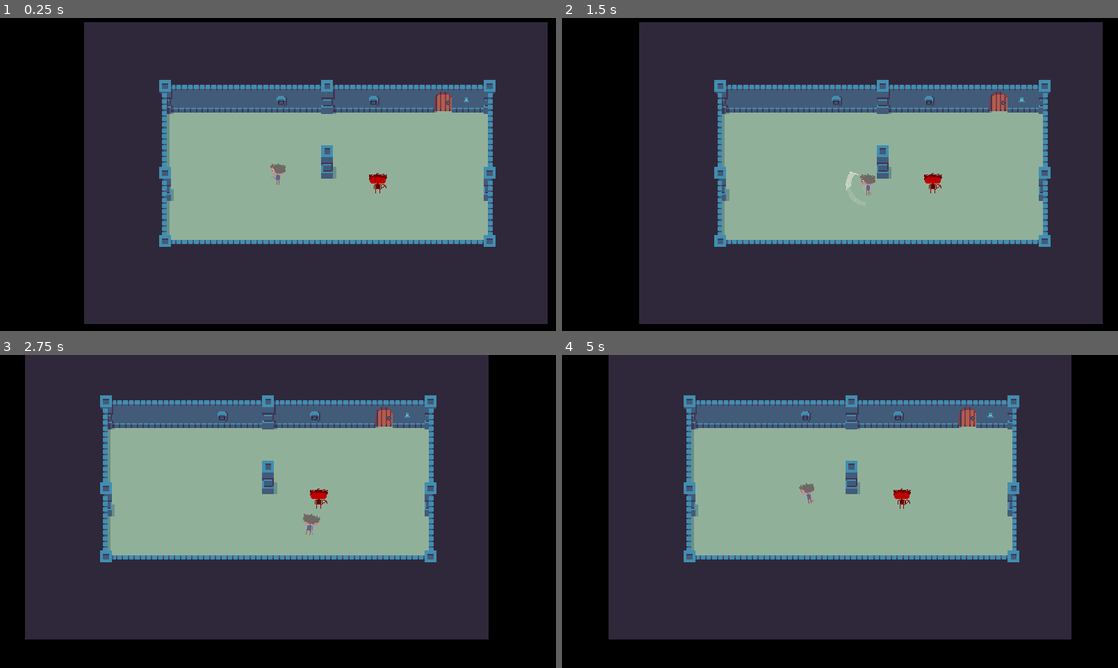
Above: before the commit, frames 1-4 (two rows, left to right).
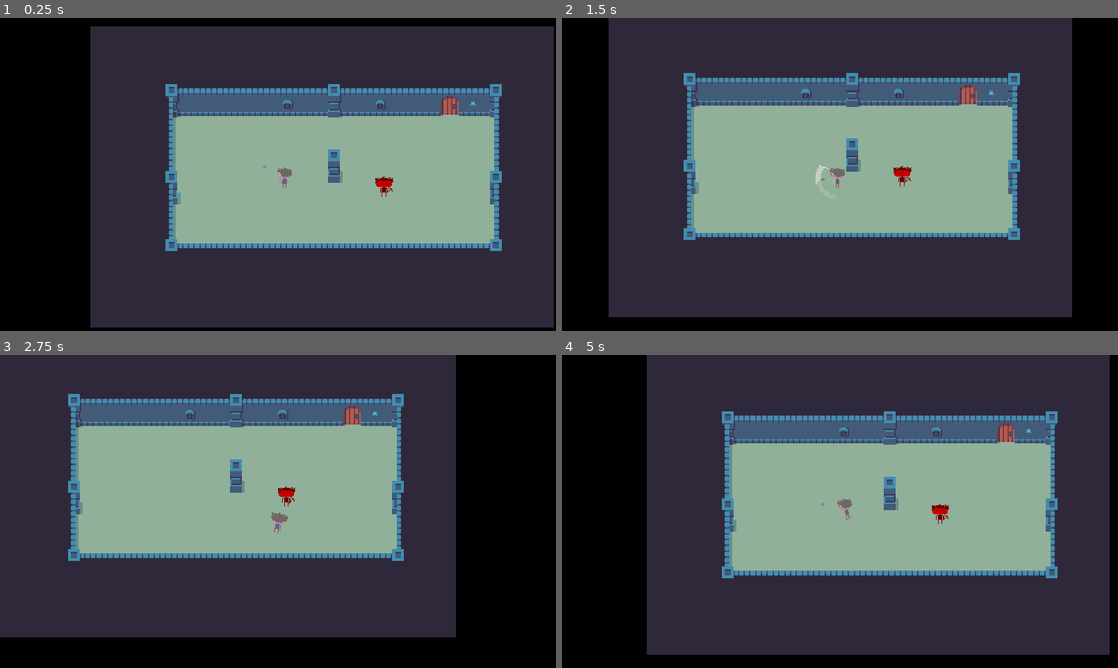
Above: after the commit, the same moments.

Repository: FrankJRix/minorman-game
Game: Godot game, scene res://levels/TemplateLevel.tscn
Same seed, same stepped clock (60 frames per second), same inputs: the game is played once before the commit and once after it.
Inputs (mouse positions are in pixels of both pictures, inside the frame that each line leads up to):
- Up to frame 1 (0.25 s): no input
- Up to frame 2 (1.5 s): tap Enter (test_fullscreen) at 0.5 s; move the mouse to (962, 158) at 0.52 s; press the mouse at (962, 158) at 0.53 s; hold D (move_east) 0.53-1.28 s; move the mouse to (728, 190) at 1.27 s; release the mouse at (728, 190) at 1.28 s; hold S (move_south) from 1.28 s (still down); click (728, 190) at 1.35 s
- Up to frame 3 (2.75 s): move the mouse to (333, 442) at 2.02 s; release S (move_south) at 2.03 s; hold D (move_east) from 2.03 s (still down); hold Shift (sprint) from 2.03 s (still down); click (333, 442) at 2.3 s
- Up to frame 4 (5 s): move the mouse to (812, 574) at 2.77 s; release D (move_east) at 2.78 s; release Shift (sprint) at 2.78 s; hold W (move_north) 2.78-3.53 s; click (812, 574) at 2.85 s; move the mouse to (1006, 558) at 3.52 s; press the mouse at (1006, 558) at 3.53 s; hold A (move_west) from 3.53 s (still down); move the mouse to (673, 464) at 4.27 s; release the mouse at (673, 464) at 4.28 s; tap Shift (sprint) at 4.35 s; click (673, 464) at 4.55 s

The runs differ from the first frame. In frame 1, 12% of the frame differs, in the area x 15-100%, y 1-99%; in frame 2, 27%; in frame 3, 21%; in frame 4, 35%, in the area x 8-99%, y 0-96%.

Commit message:
Crosshair, camera behavior, robba.

Diff:
--- /dev/null
+++ b/00_MinorMan/characters/player/Crosshair.tscn
@@ -0,0 +1,16 @@
+[gd_scene load_steps=3 format=2]
+
+[ext_resource path="res://placeholder_assets/mouse_pointers/crosshair_standard-export.png" type="Texture" id=1]
+
+[sub_resource type="CircleShape2D" id=1]
+radius = 18.5761
+
+[node name="Crosshair" type="Area2D"]
+
+[node name="CollisionShape2D" type="CollisionShape2D" parent="."]
+shape = SubResource( 1 )
+
+[node name="Sprite" type="Sprite" parent="."]
+scale = Vector2( 1.5, 1.5 )
+z_index = 10
+texture = ExtResource( 1 )
--- a/00_MinorMan/characters/player/Norman.gd
+++ b/00_MinorMan/characters/player/Norman.gd
@@ -10,24 +10,38 @@
 const NE_TRESHOLD = PI * -3/8
 const NORTH_TRESHOLD = PI * -5/8
 const NW_TRESHOLD = PI * -7/8
-const EPSILON = 0.01
+
+const CROSSHAIR_DISTANCE = 200
+const CROSSHAIR_SMOOTHING = 0.1
+const CAMERA_TRESHOLD = 150
+const CAMERA_SMOOTHING = 0.02
+const CAMERA_RESET_SMOOTHING = 0.01
 
 enum SECTOR {WEST, SOUTHWEST, SOUTH, SOUTHEAST, EAST, NORTHEAST, NORTH, NORTHWEST}
 enum DIRECTION_MODE {EIGHT, FOUR}
 
-var speed = 0
-var velocity = Vector2()
-var direction = Vector2()
-var multi = 1
+
+onready var crosshair = $Crosshair
+onready var camera = $Camera2D
 
 
-#func _unhandled_input(event):
-#	if event.is_action_pressed("attack"):
-#		$HitTrail/AnimationPlayer.stop()
-#		$SpriteSheetAnim.stop()
-#		$HitTrail.rotation = get_local_mouse_position().angle() - PI / 2
-#		$HitTrail/AnimationPlayer.play("hit")
-#		$SpriteSheetAnim.play("melee_ssw")
+func _process(delta):
+	move_crosshair()
+	move_camera()
+
+
+func move_crosshair():
+	var new_position = get_local_mouse_position().clamped(CROSSHAIR_DISTANCE)
+	crosshair.position = crosshair.position.linear_interpolate(new_position, CROSSHAIR_SMOOTHING)
+
+
+func move_camera():
+	var new_position = get_local_mouse_position().clamped(CROSSHAIR_DISTANCE)
+	if new_position.length() > CAMERA_TRESHOLD:
+		camera.position = camera.position.linear_interpolate(new_position, CAMERA_SMOOTHING)
+	else:
+		camera.position = camera.position.linear_interpolate(Vector2.ZERO, CAMERA_RESET_SMOOTHING)
+
 
 
 # Libreria funzioni utili.
--- a/00_MinorMan/characters/player/Norman.tscn
+++ b/00_MinorMan/characters/player/Norman.tscn
@@ -7,6 +7,7 @@
 [ext_resource path="res://characters/player/norman_state_machine.gd" type="Script" id=5]
 [ext_resource path="res://characters/player/states/Idle.gd" type="Script" id=6]
 [ext_resource path="res://characters/player/states/Move.gd" type="Script" id=7]
+[ext_resource path="res://characters/player/Crosshair.tscn" type="PackedScene" id=8]
 
 [sub_resource type="CapsuleShape2D" id=1]
 radius = 50.0
@@ -296,7 +297,6 @@
 texture = ExtResource( 1 )
 vframes = 12
 hframes = 5
-frame = 45
 
 [node name="HitTrail" parent="." instance=ExtResource( 3 )]
 
@@ -322,11 +322,10 @@
 [node name="Camera2D" type="Camera2D" parent="."]
 current = true
 zoom = Vector2( 2, 2 )
-drag_margin_h_enabled = true
-drag_margin_v_enabled = true
-smoothing_speed = 10.0
 drag_margin_left = 0.1
 drag_margin_top = 0.1
 drag_margin_right = 0.1
 drag_margin_bottom = 0.1
+
+[node name="Crosshair" parent="." instance=ExtResource( 8 )]
 [connection signal="animation_finished" from="SpriteSheetAnim" to="StateMachine" method="_on_animation_finished"]
--- a/00_MinorMan/project.godot
+++ b/00_MinorMan/project.godot
@@ -52,8 +52,9 @@
 
 window/size/width=1920
 window/size/height=1080
+mouse_cursor/custom_image="res://placeholder_assets/mouse_pointers/mouse_pointer_standard-export.png"
 window/stretch/mode="2d"
-window/stretch/aspect="keep"
+window/stretch/aspect="expand"
 
 [importer_defaults]
 
Not shown: 1 places in 00_MinorMan/characters/player/Norman.tscn that only renumber resources
Binary file added: 00_MinorMan/placeholder_assets/mouse_pointers/crosshair_standard-export.png
Not shown, added: 00_MinorMan/placeholder_assets/mouse_pointers/crosshair_standard-export.png.import
Binary file added: 00_MinorMan/placeholder_assets/mouse_pointers/mouse_pointer_standard-export.png
Not shown, added: 00_MinorMan/placeholder_assets/mouse_pointers/mouse_pointer_standard-export.png.import
